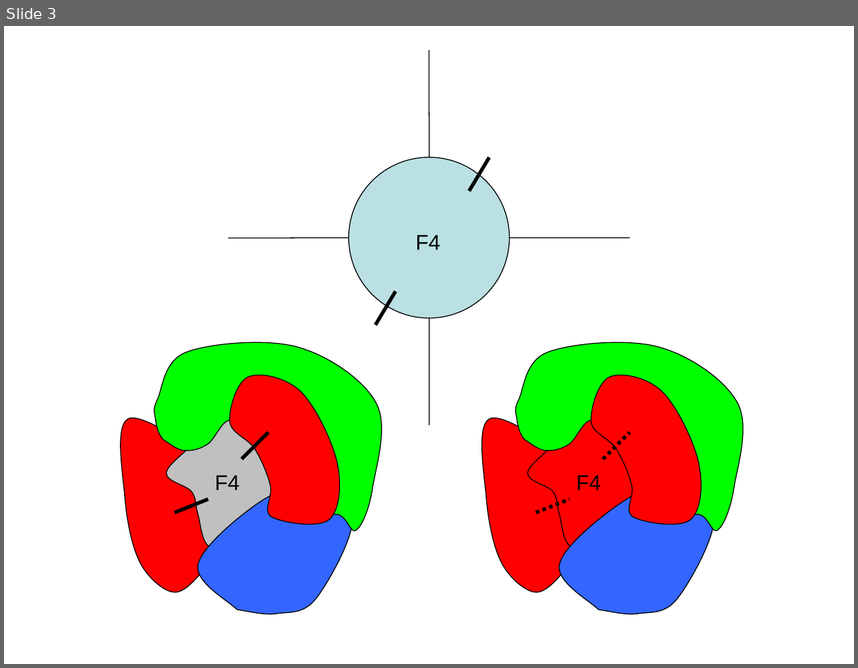
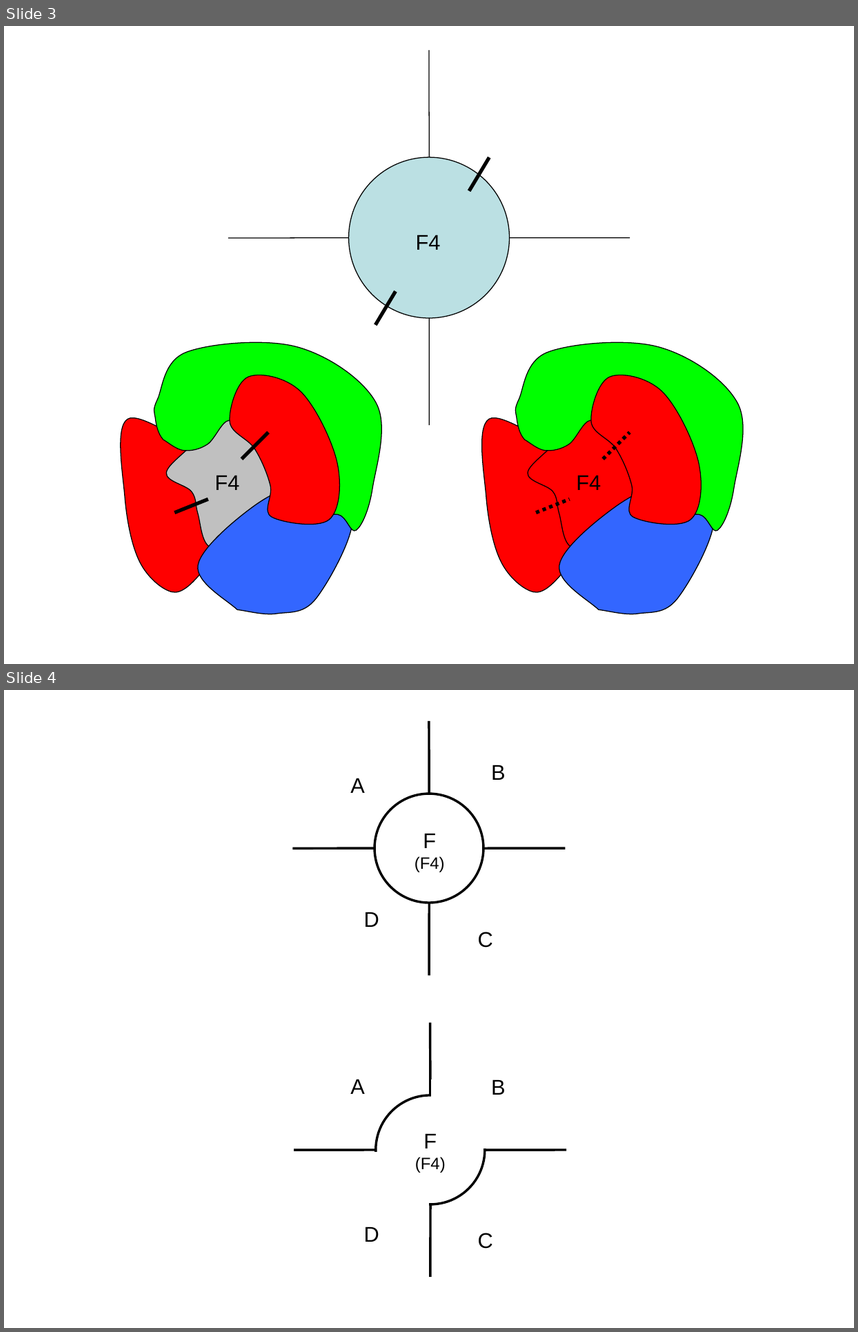
Before and after one commit to stefanutti/maps-coloring-java, a slide deck: ct/ct-docs/ppt/simplify-maps.ppt. Shown one above the other, each under a label of ours: slide 3 before the commit, slides 3 and 4 after it. The pictures are 858x668 and 858x1332 pixels, drawn with LibreOffice and Linux fonts; fonts in the diff are those of the drawing. Boxes give left, top, right and bottom in pixels: in the first picture for what was removed or moved away, otherwise in the second. Text is boxed around its words. In the diff, an @@ line names an element or a change of style, - is before the commit and + after.

```diff
--- a/ct/ct-docs/ppt/simplify-maps.ppt
+++ b/ct/ct-docs/ppt/simplify-maps.ppt
@@ slide 4 added at box(4, 690, 854, 1328), background #FFFFFF @@
@@ text added at box(491, 765, 506, 780), 18 pt, text #000000 @@
+B
@@ text added at box(350, 778, 365, 793), 18 pt, text #000000 @@
+A
@@ text added at box(415, 833, 445, 872), 14 pt, text #000000 @@
+F
+(F4)
@@ text added at box(364, 911, 379, 927), 18 pt, text #000000 @@
+D
@@ group added at box(293, 720, 565, 975): 4 lines, 1 ellipse @@
@@ text added at box(478, 931, 493, 947), 18 pt, text #000000 @@
+C
@@ line added from (430, 1094) to (430, 1023), #000000 2.01 pt @@
@@ text added at box(350, 1078, 365, 1094), 18 pt, text #000000 @@
+A
@@ rectangle added at box(432, 1080, 533, 1147), fill #FFFFFF, outline #FFFFFF 2.01 pt @@
@@ text added at box(491, 1079, 506, 1094), 18 pt, text #000000 @@
+B
@@ ellipse added at box(375, 1094, 484, 1203), fill #FFFFFF, outline #000000 2.01 pt @@
@@ text added at box(415, 1133, 446, 1172), 14 pt, text #000000 @@
+F
+(F4)
@@ line added from (375, 1150) to (294, 1150), #000000 2.01 pt @@
@@ rectangle added at box(327, 1152, 428, 1220), fill #FFFFFF, outline #FFFFFF 2.01 pt @@
@@ line added from (567, 1150) to (485, 1150), #000000 2.01 pt @@
@@ line added from (430, 1276) to (430, 1204), #000000 2.01 pt @@
@@ text added at box(364, 1226, 379, 1241), 18 pt, text #000000 @@
+D
@@ text added at box(478, 1232, 493, 1248), 18 pt, text #000000 @@
+C
```
Also in this commit, not shown: 8 other files.
